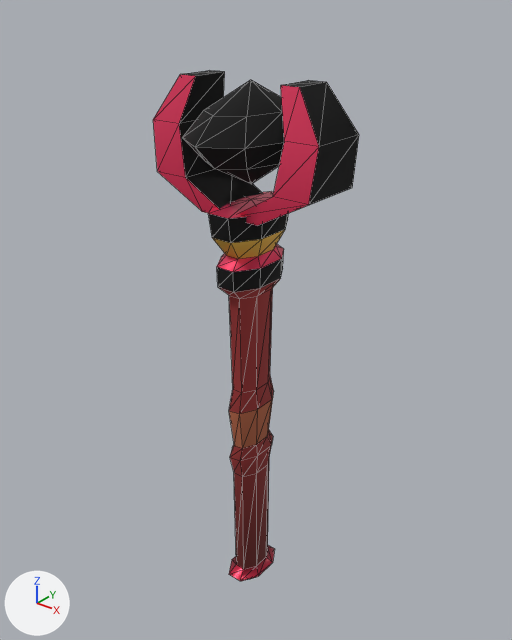
The glTF model assets/custom-items/weapons/wand/wand_ruby.glb: old version first, new version second.
Before and after are seen from a camera (50 mm lens) standing at (0.783, -0.965, 1.034) and looking at (-0.018, 0.037, 0.413). The axes (+X, +Y, +Z) are drawn at lower left. The lights are the same throughout. The first picture is the older version. Mesh edges are drawn as thin lines. Vertices at exactly the same position are counted once.

The first picture shows 'Item'.
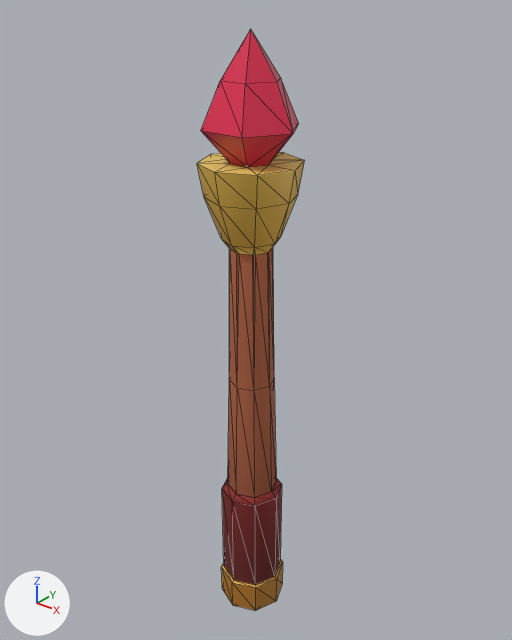
Boxes [x1, y1, x2, y2] around the edits, measured in the pictures (512 x 640 px):
'Item', surface changed, reshaped (47% narrower, 14% taller): before [153, 70, 359, 581]; after [197, 29, 305, 610]
part 1 of me_wand_ruby, rebuilt (33% wider, 49% taller): before [208, 191, 289, 581]; after [197, 29, 305, 610]
part 2 of me_wand_ruby, deleted: before [182, 80, 284, 184]
part 3 of me_wand_ruby, deleted: before [153, 70, 263, 213]
part 4 of me_wand_ruby, deleted: before [238, 80, 359, 226]

Diff of the bpy script that builds the scene:
```diff
--- a/assets/custom-items/weapons/wand/wand_ruby.glb.py
+++ b/assets/custom-items/weapons/wand/wand_ruby.glb.py
@@ mat_wand_ruby_1 @@
 mat_wand_ruby_1.texture = img_surface_palette
-mat_wand_ruby_1.metallic = 0.5
-mat_wand_ruby_1.roughness = 0.3
+mat_wand_ruby_1.metallic = 0.1
+mat_wand_ruby_1.roughness = 0.55
@@ mat_wand_ruby_2 @@
 mat_wand_ruby_2.texture = img_surface_palette
-mat_wand_ruby_2.roughness = 0.85
+mat_wand_ruby_2.roughness = 0.3
@@ me_wand_ruby @@
 # used by ob_item; location = (0.0, 0.0, 0.0)
-me_wand_ruby.from_pydata(...)  # 172 vertices, 328 faces; spans x -0.18..0.18, y -0.14..0.14, z -0.24..0.88
+me_wand_ruby.from_pydata(...)  # 144 vertices, 284 faces; spans x -0.095..0.095, y -0.095..0.095, z -0.296..0.956
+# me_wand_ruby part 1: the loose piece of 114 vertices spanning x -0.056..0.056, y -0.09..0.09, z -0.24..0.673 is rebuilt with 144 vertices and now spans x -0.095..0.095, y -0.095..0.095, z -0.296..0.956
+# me_wand_ruby part 2: the loose piece of 26 vertices spanning x -0.097..0.097, y -0.14..0.14, z 0.7..0.878 is deleted
+# me_wand_ruby part 3: the loose piece of 16 vertices spanning x -0.18..0.002, y -0.065..0.065, z 0.652..0.88 is deleted
+# me_wand_ruby part 4: the loose piece of 16 vertices spanning x -0.002..0.18, y -0.065..0.065, z 0.652..0.88 is deleted
 me_wand_ruby.materials.append(mat_wand_ruby_0)
@@ me_wand_ruby @@
 me_wand_ruby.materials.append(mat_wand_ruby_2)
-me_wand_ruby.materials.append(mat_wand_ruby_3)  # picture img_surface_palette
```
